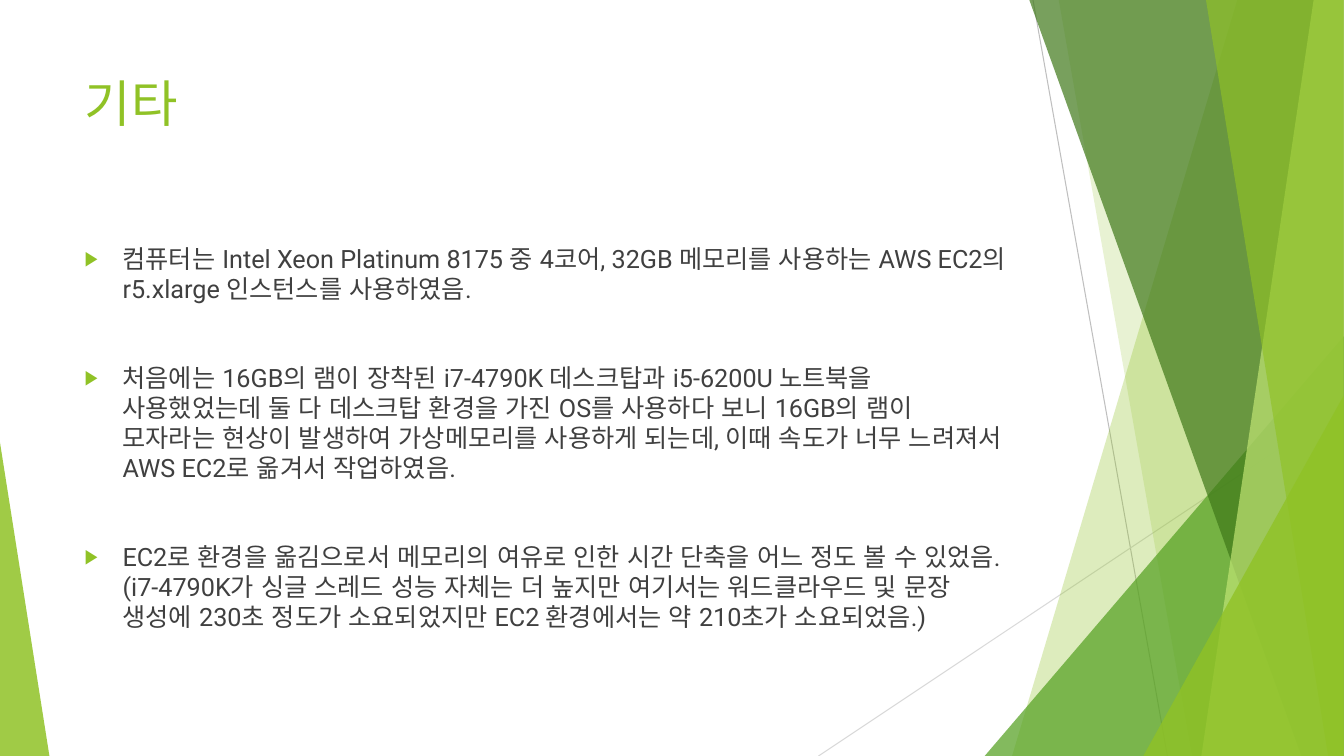
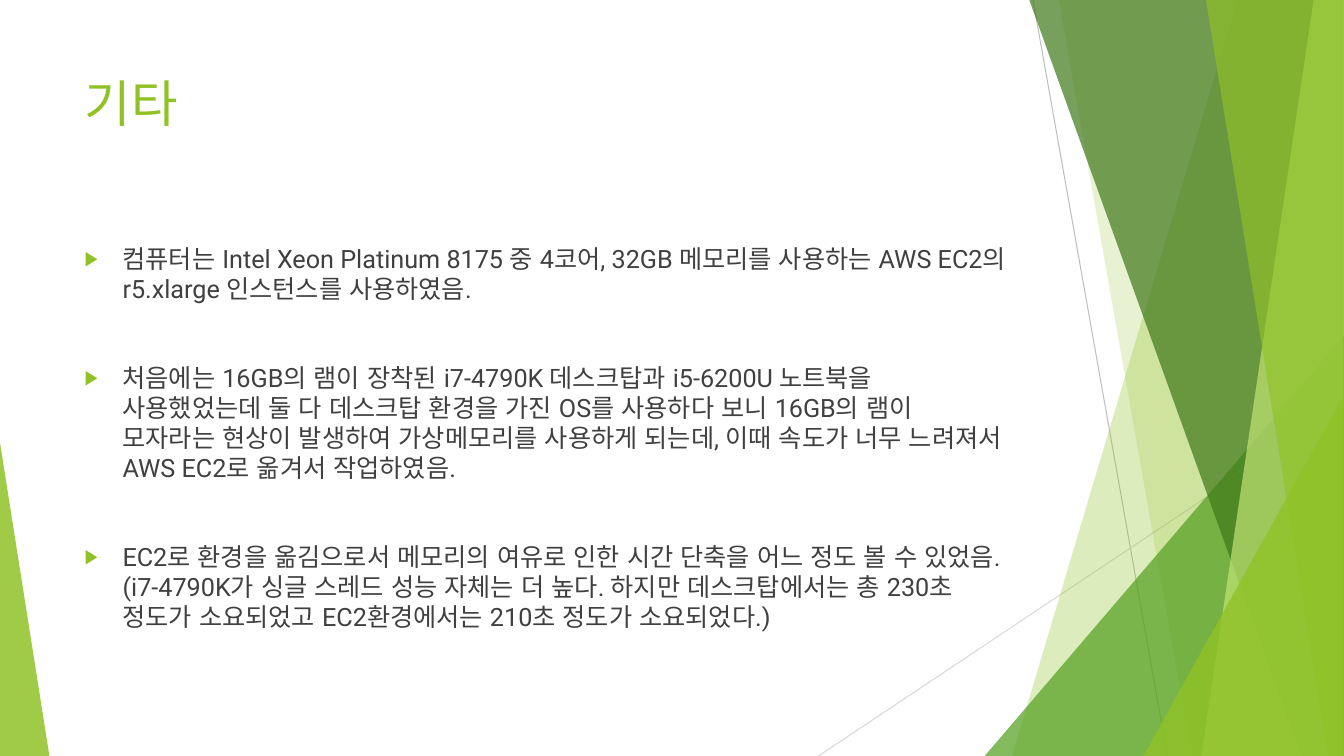
Before and after one commit to ghyeon0/BigData_Homework, a slide deck: slide 51 of HW4/HW4_renew/final_report.pptx (slide 37 before the commit). Drawn at 1344x756 pixels with LibreOffice and Linux fonts; fonts in the diff are those of the drawing. Boxes give left, top, right and bottom in pixels: in the first picture for what was removed or moved away, otherwise in the second. Text is boxed around its words. In the diff, an @@ line names an element or a change of style, - is before the commit and + after.

```diff
--- a/HW4/HW4_renew/final_report.pptx
+++ b/HW4/HW4_renew/final_report.pptx
@@ text at bbox=[123, 545, 1000, 632]: text changed @@
-▶ EC2로 환경을 옮김으로서 메모리의 여유로 인한 시간 단축을 어느 정도 볼 수 있었음. (i7-4790K가 싱글 스레드 성능 자체는 더 높지만 여기서는 워드클라우드 및 문장 생성에 230초 정도가 소요되었지만 EC2 환경에서는 약 210초가 소요되었음.)
+▶ EC2로 환경을 옮김으로서 메모리의 여유로 인한 시간 단축을 어느 정도 볼 수 있었음. (i7-4790K가 싱글 스레드 성능 자체는 더 높다. 하지만 데스크탑에서는 총 230초 정도가 소요되었고 EC2환경에서는 210초 정도가 소요되었다.)
```
Also in this commit, not shown: 2 other slides changed, 15 slides added, 1 slide removed, 2 other files.
